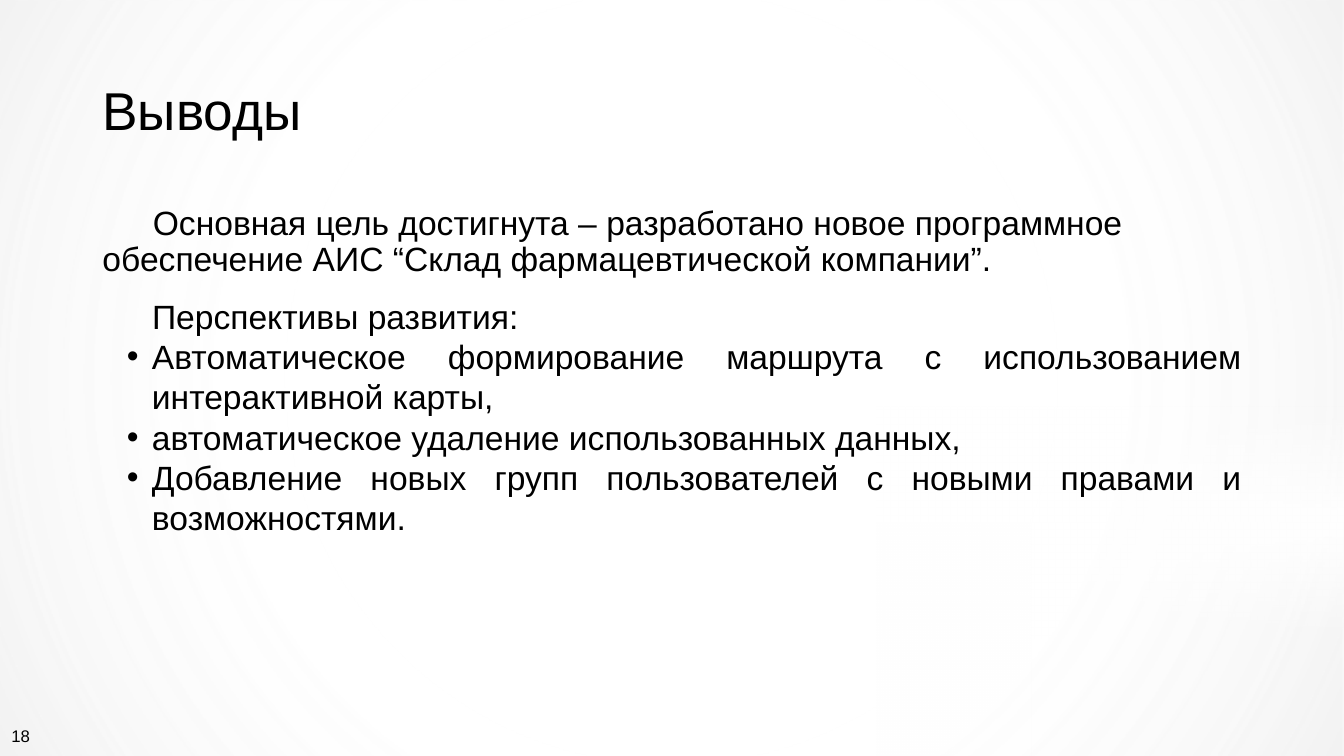
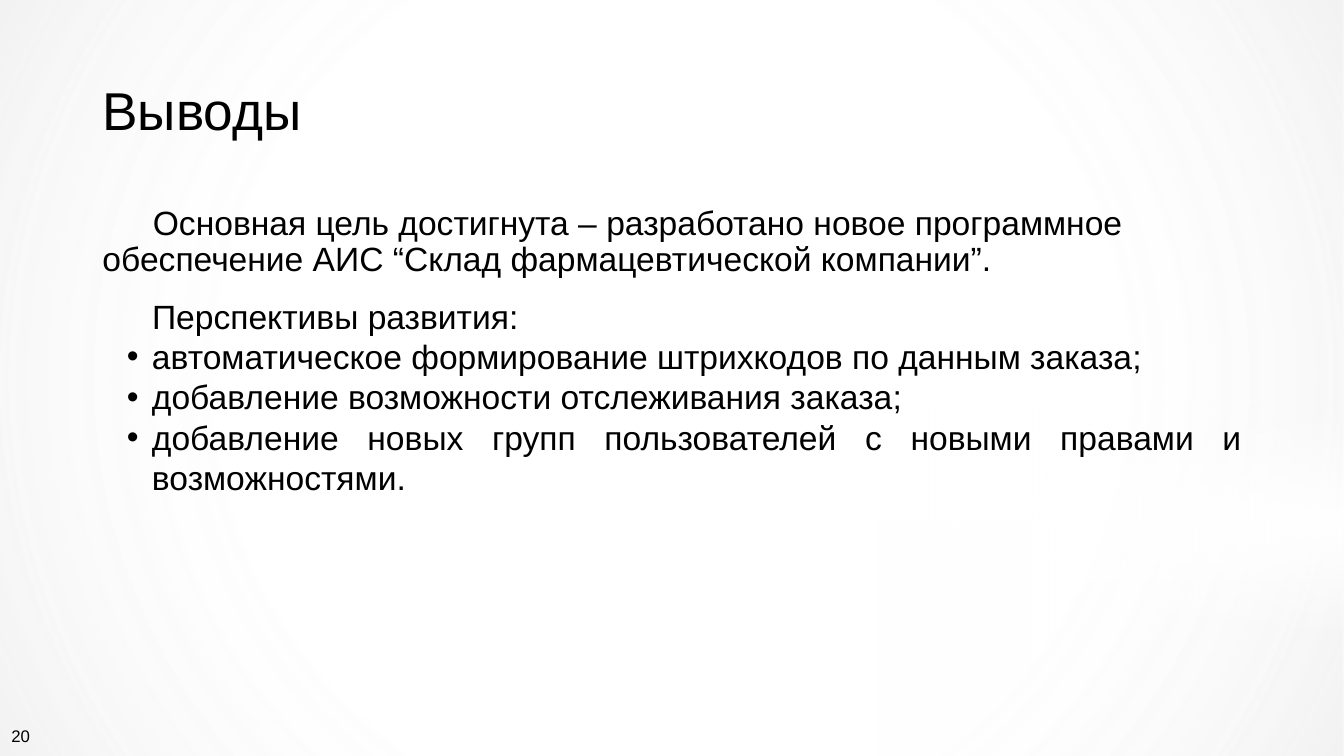
Before and after one commit to kirasmir2/VKR, a slide deck: slide 20 of Презентация ВКР.pptx (slide 18 before the commit). Drawn at 1344x756 pixels with LibreOffice and Linux fonts; fonts in the diff are those of the drawing; background and template pictures are left out. Boxes give left, top, right and bottom in pixels: in the first picture for what was removed or moved away, otherwise in the second. Text is boxed around its words. In the diff, an @@ line names an element or a change of style, - is before the commit and + after.

```diff
--- a/Презентация ВКР.pptx
+++ b/Презентация ВКР.pptx
@@ text at [152,344,1241,491]: text changed @@
-• Автоматическое формирование маршрута с использованием интерактивной карты,
-• автоматическое удаление использованных данных,
-• Добавление новых групп пользователей с новыми правами и возможностями.
+• автоматическое формирование штрихкодов по данным заказа;
+• добавление возможности отслеживания заказа;
+• добавление новых групп пользователей с новыми правами и возможностями.
@@ page number at [11,730,30,742]: text changed @@
-18
+20
```
Also in this commit, not shown: 8 other slides changed, 2 slides added, 48 other files.
